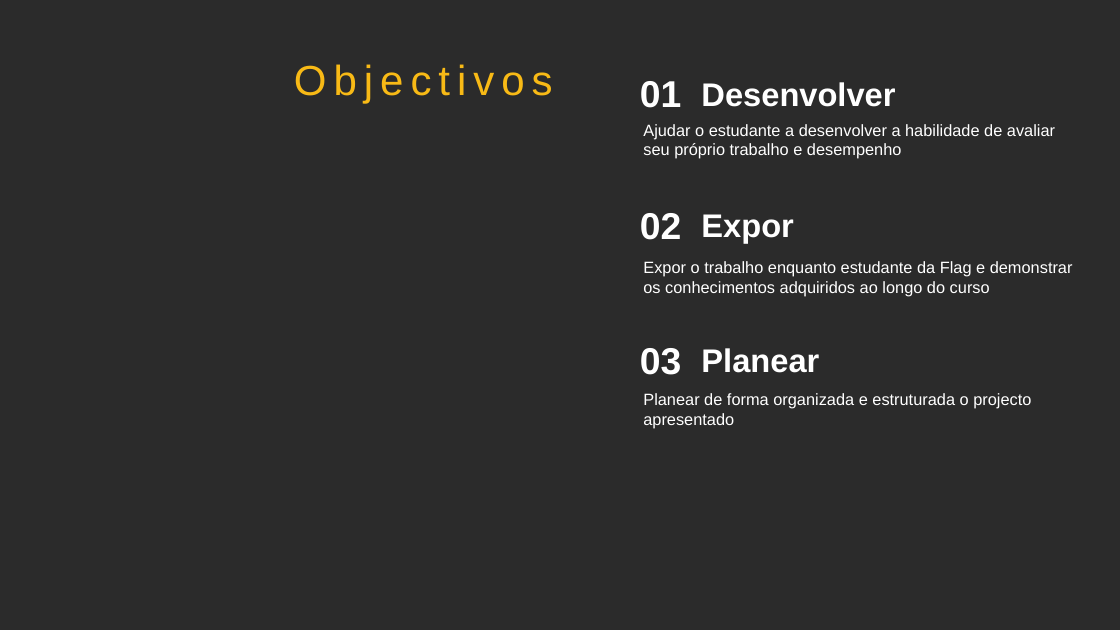
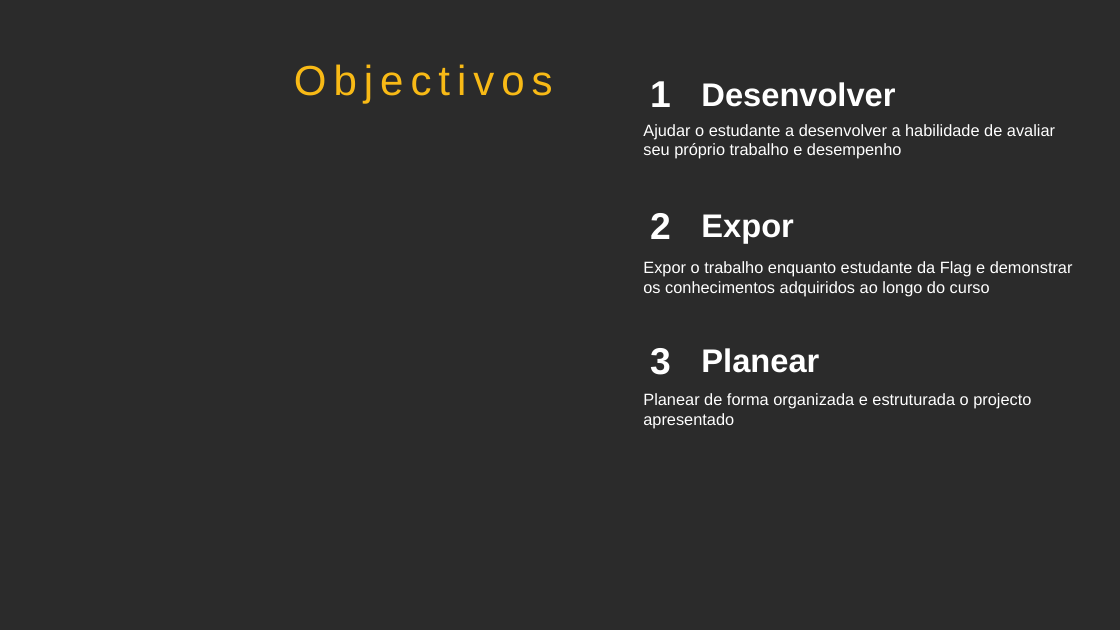
Before and after one commit to vitorcross/vitorcross.github.io, a slide deck: slide 2 of sides/portfolio vc.pptx. Drawn at 1120x630 pixels with LibreOffice and Linux fonts; fonts in the diff are those of the drawing; background and template pictures are left out; a plain dark background stands for a picture behind light text. Boxes give left, top, right and bottom in pixels: in the first picture for what was removed or moved away, otherwise in the second. Text is boxed around its words. In the diff, an @@ line names an element or a change of style, - is before the commit and + after.

```diff
--- a/sides/portfolio vc.pptx
+++ b/sides/portfolio vc.pptx
@@ text at (650, 81, 671, 107): text changed @@
-01
+1
@@ text at (650, 213, 671, 239): text changed @@
-02
+2
@@ text at (650, 348, 671, 375): text changed @@
-03
+3
```
Also in this commit, not shown: 3 other slides changed, 15 other files.
